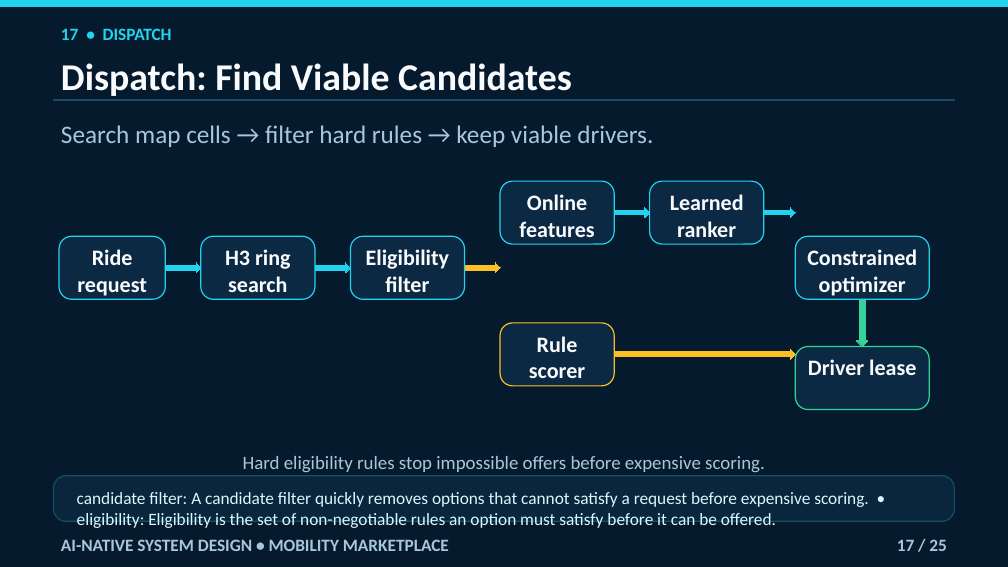
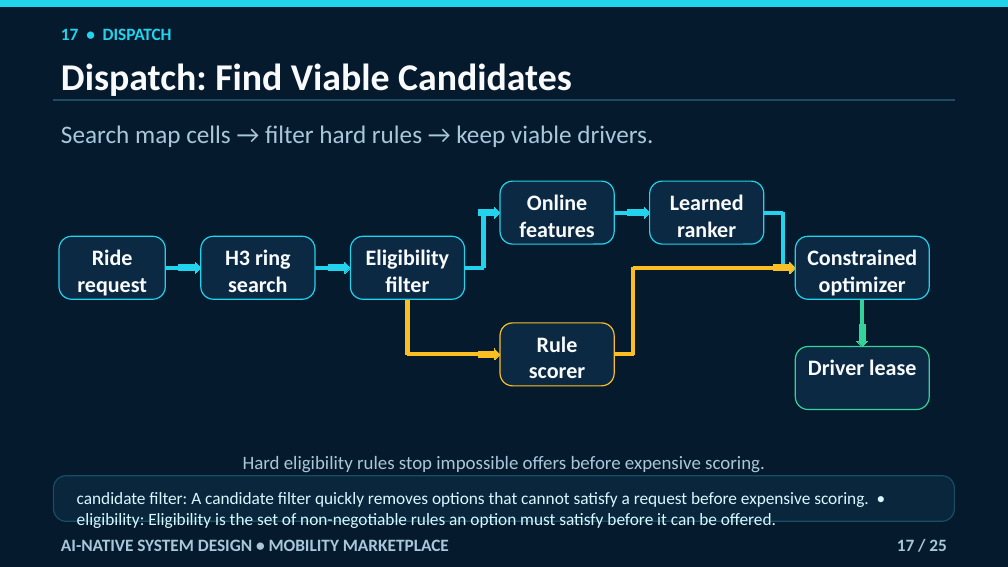
Before and after one commit to navaidya/learning, a slide deck: slide 17 of video/system-design/ai-native-mobility-marketplace/ai-native-mobility-marketplace.pptx. Drawn at 1008x567 pixels with LibreOffice and Linux fonts; fonts in the diff are those of the drawing. Boxes give left, top, right and bottom in pixels: in the first picture for what was removed or moved away, otherwise in the second. Text is boxed around its words. In the diff, an @@ line names an element or a change of style, - is before the commit and + after.

```diff
--- a/video/system-design/ai-native-mobility-marketplace/ai-native-mobility-marketplace.pptx
+++ b/video/system-design/ai-native-mobility-marketplace/ai-native-mobility-marketplace.pptx
@@ right arrow resized from (x1=465, y1=263, x2=501, y2=272) to (x1=478, y1=207, x2=500, y2=219) @@
@@ rectangle added at (x1=478, y1=211, x2=483, y2=214), fill #22D3EE, outline #22D3EE 0 pt @@
@@ rectangle added at (x1=482, y1=212, x2=485, y2=268), fill #22D3EE, outline #22D3EE 0 pt @@
@@ rectangle added at (x1=764, y1=211, x2=783, y2=214), fill #22D3EE, outline #22D3EE 0 pt @@
@@ rectangle added at (x1=781, y1=212, x2=784, y2=268), fill #22D3EE, outline #22D3EE 0 pt @@
@@ rectangle added at (x1=465, y1=266, x2=484, y2=269), fill #22D3EE, outline #22D3EE 0 pt @@
@@ rectangle added at (x1=631, y1=268, x2=634, y2=355), fill #FBBF24, outline #FBBF24 0 pt @@
@@ rectangle added at (x1=634, y1=266, x2=774, y2=269), fill #FBBF24, outline #FBBF24 0 pt @@
@@ right arrow resized from (x1=764, y1=208, x2=796, y2=217) to (x1=774, y1=262, x2=796, y2=274) @@
@@ rectangle added at (x1=774, y1=266, x2=783, y2=269), fill #22D3EE, outline #22D3EE 0 pt @@
@@ right arrow added at (x1=774, y1=262, x2=796, y2=274), fill #FBBF24, outline #FBBF24 0 pt @@
@@ rectangle added at (x1=406, y1=299, x2=409, y2=318), fill #FBBF24, outline #FBBF24 0 pt @@
@@ rectangle added at (x1=861, y1=299, x2=864, y2=318), fill #34D399, outline #34D399 0 pt @@
@@ rectangle added at (x1=406, y1=318, x2=409, y2=355), fill #FBBF24, outline #FBBF24 0 pt @@
@@ down arrow resized from (x1=857, y1=299, x2=868, y2=346) to (x1=857, y1=324, x2=868, y2=346) @@
@@ rectangle added at (x1=861, y1=318, x2=864, y2=324), fill #34D399, outline #34D399 0 pt @@
@@ rectangle added at (x1=408, y1=353, x2=478, y2=356), fill #FBBF24, outline #FBBF24 0 pt @@
@@ right arrow resized from (x1=465, y1=263, x2=501, y2=272) to (x1=478, y1=349, x2=500, y2=360) @@
@@ right arrow removed at (x1=614, y1=349, x2=796, y2=358) @@
@@ rectangle added at (x1=614, y1=353, x2=633, y2=356), fill #FBBF24, outline #FBBF24 0 pt @@
```
Also in this commit, not shown: 13 other slides changed.
